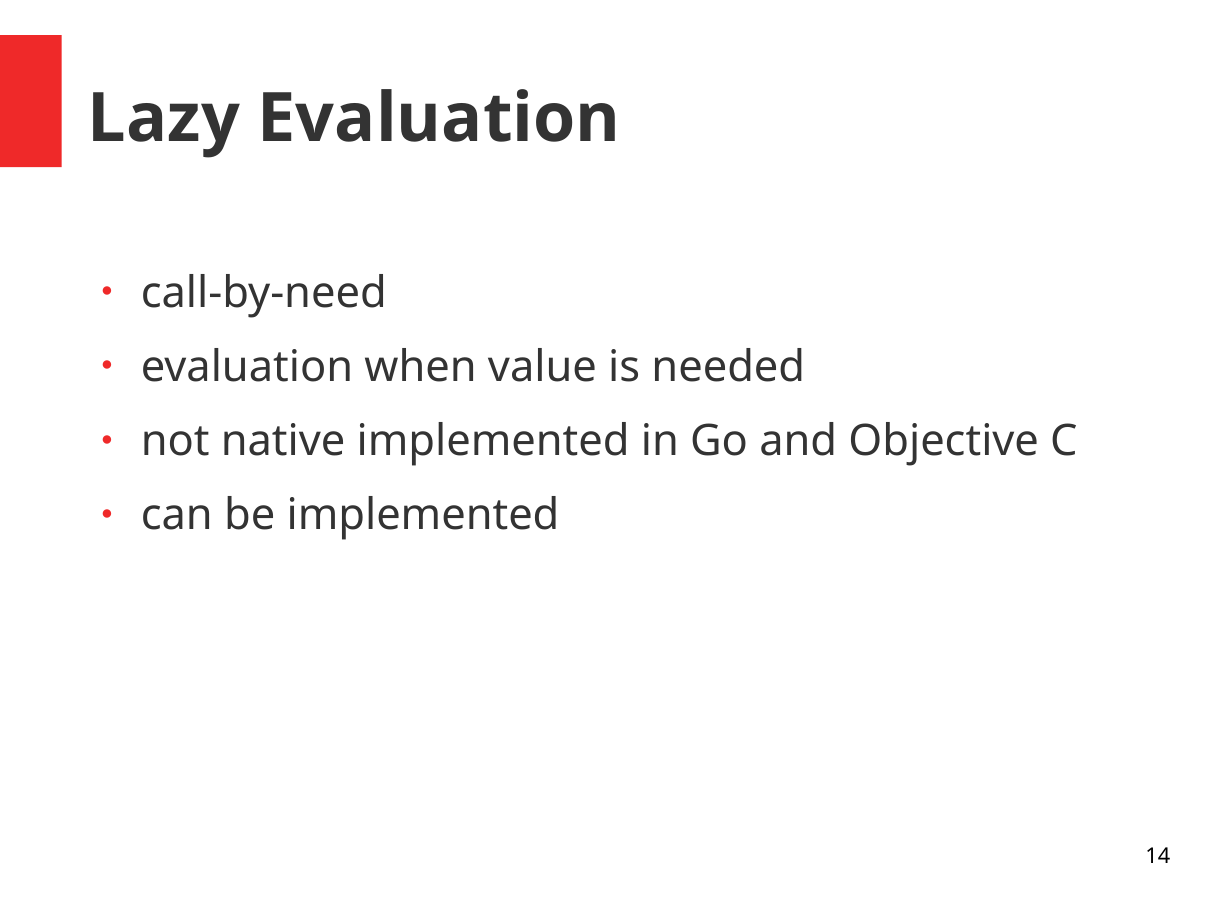
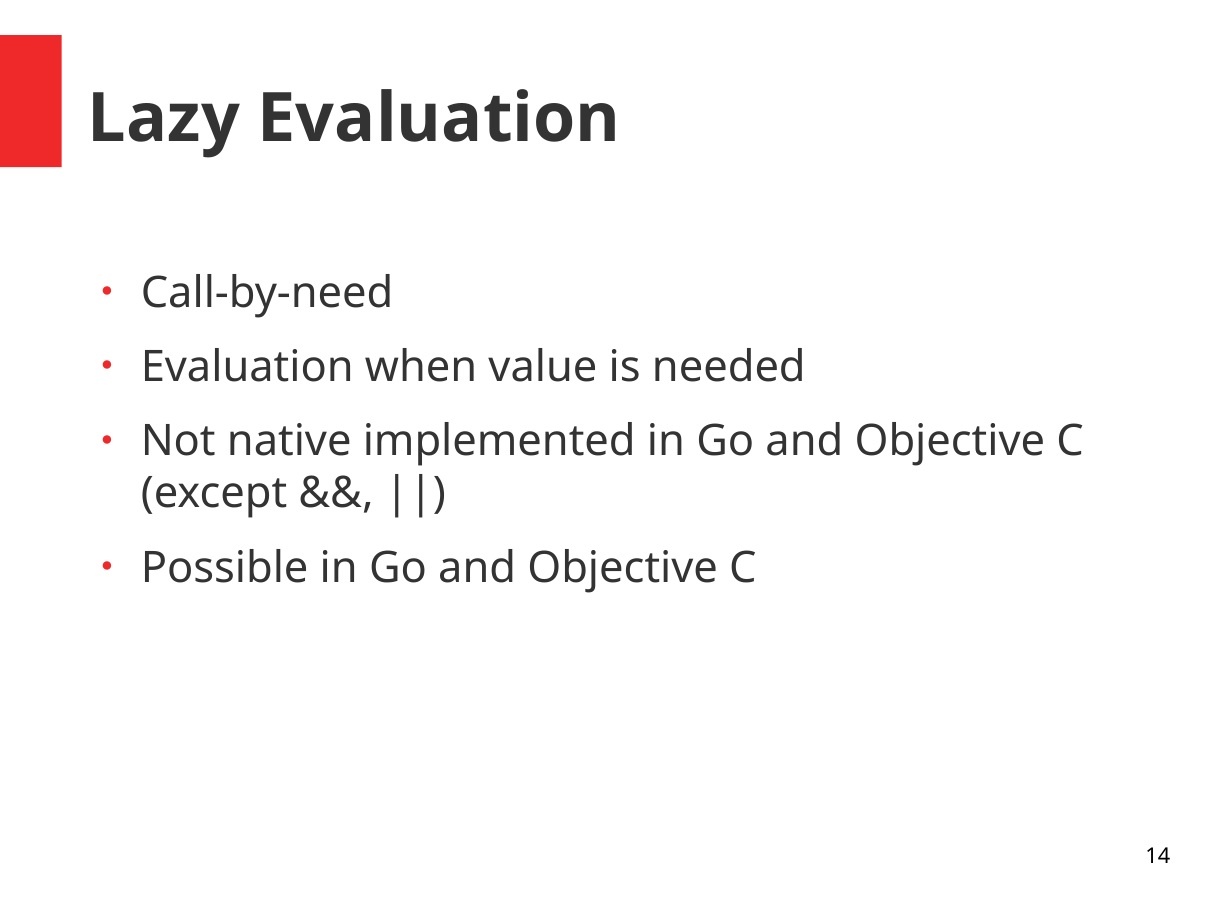
Before and after one commit to simonmtr/inf-fwpm-objective-c-bool-parser, a slide deck: slide 14 of presentation/presentation.odp. Drawn at 1232x924 pixels with LibreOffice and Linux fonts; fonts in the diff are those of the drawing. Boxes give left, top, right and bottom in pixels: in the first picture for what was removed or moved away, otherwise in the second. Text is boxed around its words. In the diff, an @@ line names an element or a change of style, - is before the commit and + after.

```diff
--- a/presentation/presentation.odp
+++ b/presentation/presentation.odp
@@ text at (x1=141, y1=274, x2=1083, y2=593): text changed @@
-● call-by-need
-● evaluation when value is needed
-● not native implemented in Go and Objective C
-● can be implemented
+● Call-by-need
+● Evaluation when value is needed
+● Not native implemented in Go and Objective C (except &&, ||)
+● Possible in Go and Objective C
```
Also in this commit, not shown: 9 other slides changed, 4 other files.
